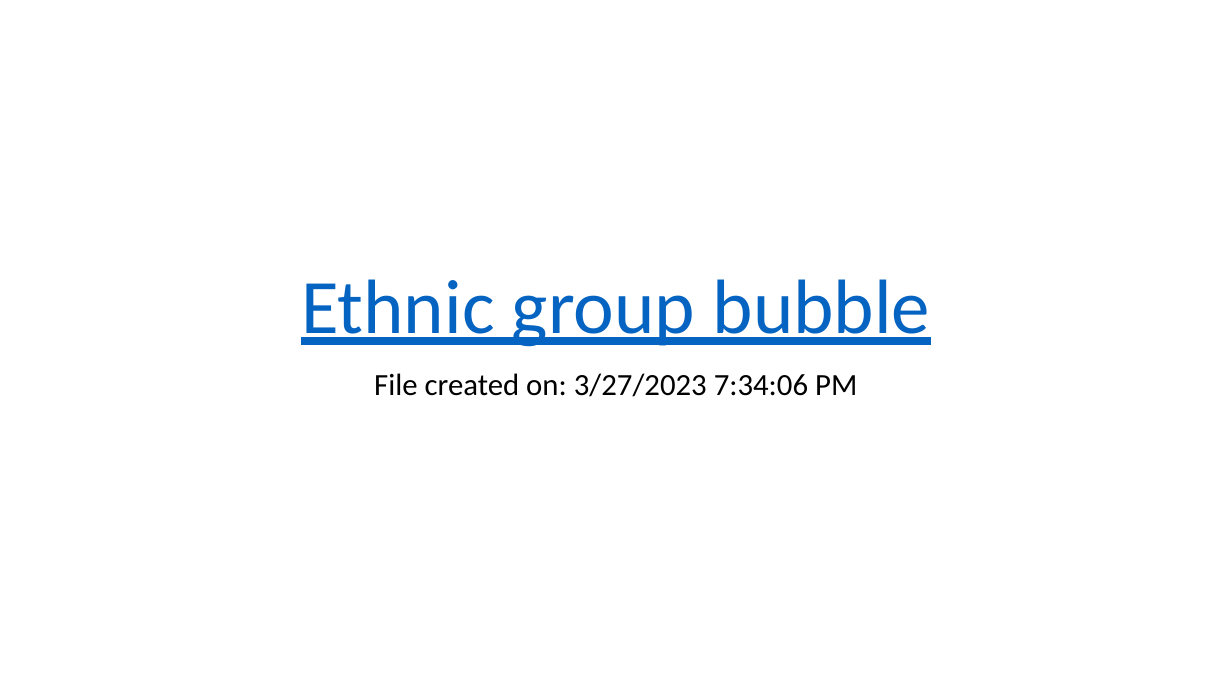
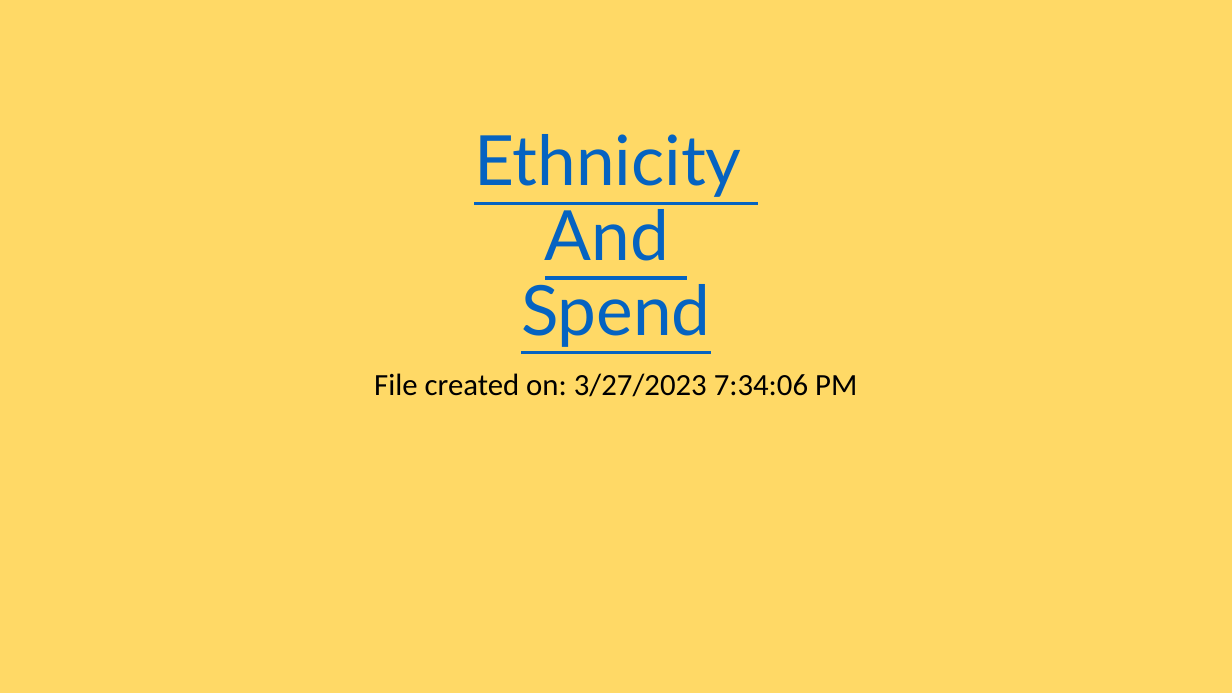
Before and after one commit to mwehner2022/Retail_Analysis, a slide deck: slide 1 of Ethnicity.pptx. Drawn at 1232x693 pixels with LibreOffice and Linux fonts; fonts in the diff are those of the drawing. Boxes give left, top, right and bottom in pixels: in the first picture for what was removed or moved away, otherwise in the second. Text is boxed around its words. In the diff, an @@ line names an element or a change of style, - is before the commit and + after.

Commit message:
changed first slide in powerpoint

```diff
--- a/Ethnicity.pptx
+++ b/Ethnicity.pptx
@@ background #FFFFFF to #FFD966 @@
@@ title at box(474, 134, 741, 347): text changed; size 60 to 54 pt; font Calibri to Lato @@
-Ethnic group bubble
+Ethnicity
+And
+Spend
```
